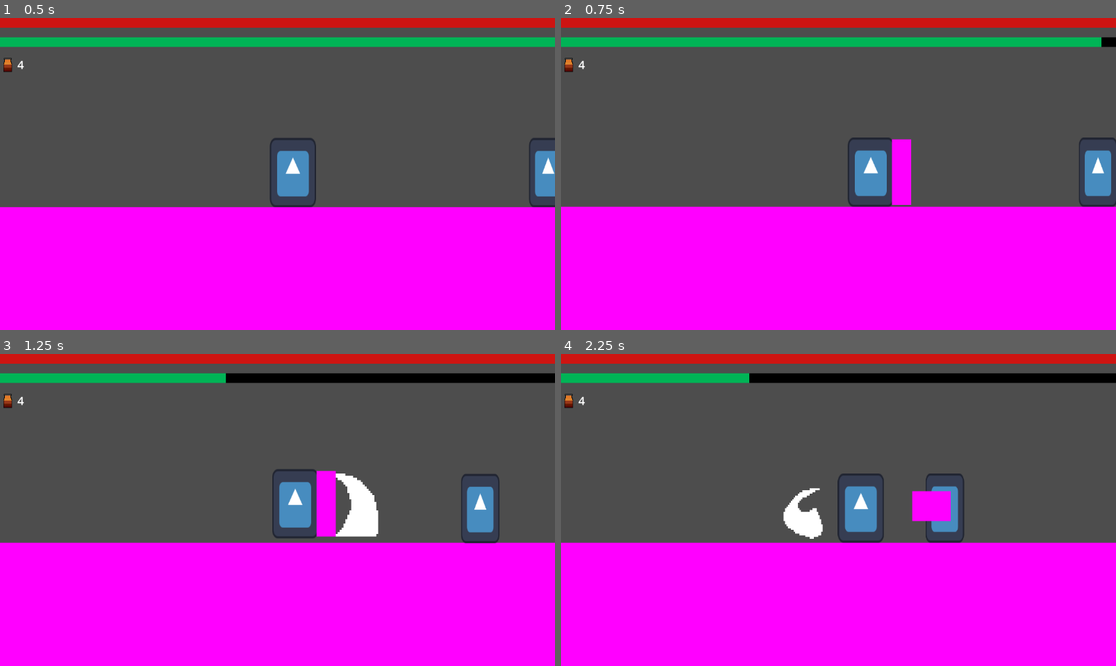
Above: before the commit, frames 1-4 (two rows, left to right).
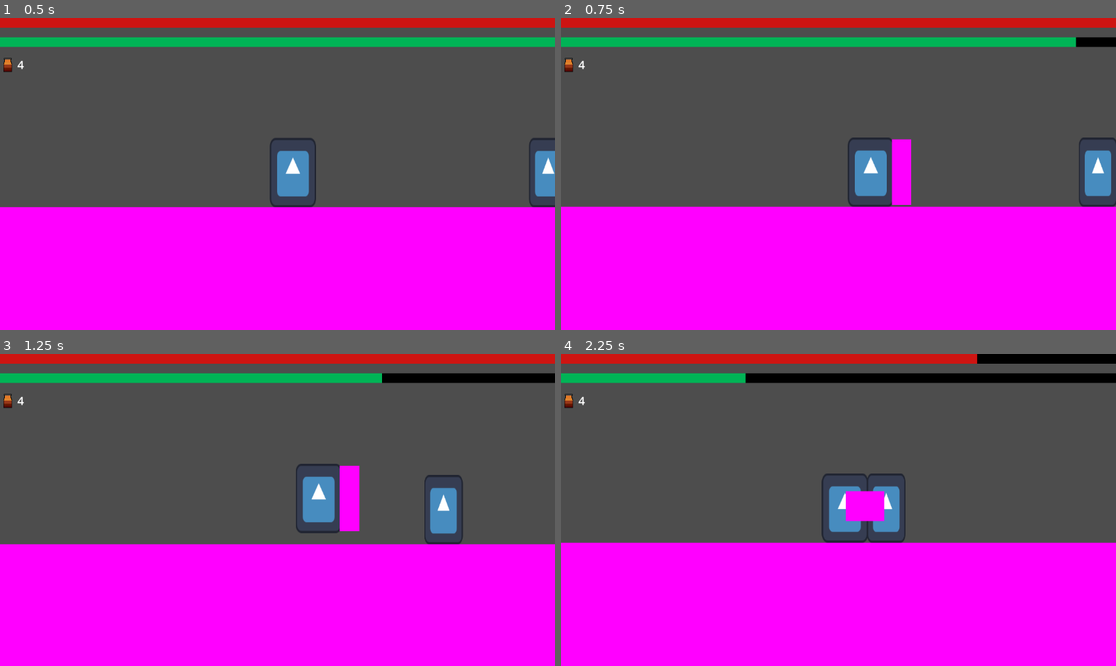
Above: after the commit, the same moments.

Repository: CodeScratcher/soulslike
Game: Godot game, scene res://Levels/test_scene.tscn
Same seed, same stepped clock (60 frames per second), same inputs: the game is played once before the commit and once after it. The engine's default icon, where the game draws it, is replaced by a stand-in: a white triangle on a blue panel in a dark square.
Inputs (mouse positions are in pixels of both pictures, inside the frame that each line leads up to):
- Up to frame 1 (0.5 s): no input
- Up to frame 2 (0.75 s): move the mouse to (960, 158) at 0.52 s; hold D (right) from 0.53 s (still down); hold Shift (block) from 0.53 s (still down)
- Up to frame 3 (1.25 s): keep holding D (right); keep holding Shift (block); tap W (jump) at 0.77, 1.07 s; right-click (399, 494) at 0.8 s
- Up to frame 4 (2.25 s): move the mouse to (727, 525) at 1.27 s; release Shift (block) at 1.28 s; right-click (727, 525) at 1.35 s; tap W (jump) at 1.52, 1.82 s; click (727, 525) at 1.55 s; move the mouse to (894, 441) at 2.02 s; release D (right) at 2.03 s; hold A (left) from 2.03 s (still down); click (894, 441) at 2.1 s

Frame 1 is identical in both runs. In frame 2, 0.2% of the frame differs, in the area x 92-98%, y 6-10%; in frame 3, 6.4%, in the area x 0-100%, y 6-62%; in frame 4, 4.7%.

Commit message:
Alright, block is 100% good

Diff:
--- a/Objects/Player.tscn
+++ b/Objects/Player.tscn
@@ -3,7 +3,7 @@
 [ext_resource type="Script" path="res://Scripts/Player.gd" id="1_ck7nh"]
 [ext_resource type="Texture2D" uid="uid://duyvdhdn6yd5l" path="res://icon.svg" id="2_oq334"]
 [ext_resource type="Texture2D" uid="uid://bc7xc3i4glf57" path="res://Textures/light-attack.png" id="3_gu23v"]
-[ext_resource type="Texture2D" uid="uid://db1ybjmfque34" path="res://heavy-attack.png" id="4_jnphf"]
+[ext_resource type="Texture2D" uid="uid://db1ybjmfque34" path="res://Textures/heavy-attack.png" id="3_xlr67"]
 
 [sub_resource type="RectangleShape2D" id="RectangleShape2D_mf8uk"]
 size = Vector2(48, 72)
@@ -211,18 +211,18 @@
 shape = SubResource("RectangleShape2D_8xc5h")
 disabled = true
 
+[node name="HeavyAttack" type="Sprite2D" parent="Hitbox"]
+texture_filter = 1
+position = Vector2(56, 4)
+scale = Vector2(1.5, 1.875)
+texture = ExtResource("3_xlr67")
+
 [node name="LightAttack" type="Sprite2D" parent="Hitbox"]
 texture_filter = 1
 position = Vector2(56, 4)
 scale = Vector2(1.5, 1.875)
 texture = ExtResource("3_gu23v")
 
-[node name="HeavyAttack" type="Sprite2D" parent="Hitbox"]
-texture_filter = 1
-position = Vector2(56, 0)
-scale = Vector2(2, 2.25)
-texture = ExtResource("4_jnphf")
-
 [node name="BlockArea" type="Area2D" parent="."]
 visible = false
 position = Vector2(16, -28)
--- a/Scripts/Player.gd
+++ b/Scripts/Player.gd
@@ -28,6 +28,16 @@
 var light_damage = 5
 var heavy_damage = 25
 
+enum PlayerState {
+	NEUTRAL,
+	JUMP,
+	ATTACK,
+	ROLL,
+	BLOCK
+}
+
+var state = PlayerState.NEUTRAL
+
 func handle_gravity(delta):
 	if not is_on_floor():
 		velocity.y += gravity * delta
@@ -51,6 +61,7 @@
 		if not started_jump:
 			started_jump = true
 			jump_timer = 0.0
+		state = PlayerState.JUMP
 
 func handle_movement(delta):
 	var direction = Input.get_axis("left", "right")
@@ -68,6 +79,7 @@
 		else:
 			$AnimationPlayer.play("roll_left")
 		stamina -= 25
+		state = PlayerState.ROLL
 
 func handle_attack(delta):
 	if Input.is_action_just_pressed("light") and stamina >= 10:
@@ -75,6 +87,7 @@
 		$Hitbox/HeavyAttack.visible = false
 		$Hitbox/LightAttack.visible = true
 		stamina -= 10
+		state = PlayerState.ATTACK
 
 func handle_heavy_attack(delta):
 	if Input.is_action_just_pressed("heavy") and stamina >= 35:
@@ -82,44 +95,52 @@
 		$Hitbox/HeavyAttack.visible = true
 		$Hitbox/LightAttack.visible = false
 		stamina -= 35
+		state = PlayerState.ATTACK
+
+
 
 
 func _physics_process(delta):
-	var in_roll = $AnimationPlayer.current_animation == "roll" or $AnimationPlayer.current_animation == "roll_left"
-	var in_attack = $AnimationPlayer.current_animation == "attack" or $AnimationPlayer.current_animation == "heavy_attack"
-	var neutral = (not in_roll) and (not in_attack)
+	if not ($AnimationPlayer.current_animation == "light_attack" or $AnimationPlayer.current_animation == "heavy_attack" or $AnimationPlayer.current_animation == "roll" or $BlockArea.visible) and is_on_floor():
+		state = PlayerState.NEUTRAL
 
 	handle_gravity(delta)
 
-	if neutral:
+	if state == PlayerState.NEUTRAL or state == PlayerState.JUMP:
 		handle_movement(delta)
 		handle_jump(delta)
 		handle_roll(delta)
 		handle_attack(delta)
 		handle_heavy_attack(delta)
-	elif in_roll:
+		block()
+	elif state == PlayerState.ROLL:
 		velocity.x = ROLL_SPEED * (-1 if $Sprite2D.flip_h else 1)
-	elif in_attack:
+	elif state == PlayerState.ATTACK:
 		velocity.x = 0
+	elif state == PlayerState.BLOCK:
+		handle_movement(delta)
+		handle_jump(delta)
+		block()
 
 	move_and_slide()
 
 
-	if neutral and not started_jump:
+	if state == PlayerState.NEUTRAL and not started_jump:
 		stamina += STAMINA_REGEN * delta
 
 	stamina = clamp(stamina, 0, 100)
 
-	if velocity.x > 0:
-		$Hitbox.scale.x = 1
-		$BlockArea.scale.x = 1
-		$Sprite2D.flip_h = false
-	elif velocity.x < 0:
-		$Hitbox.scale.x = -1
-		$BlockArea.scale.x = -1
-		$Sprite2D.flip_h = true
+	if not state == PlayerState.BLOCK:
+		if velocity.x > 0:
+			$Hitbox.scale.x = 1
+			$BlockArea.scale.x = 1
+			$Sprite2D.flip_h = false
+		elif velocity.x < 0:
+			$Hitbox.scale.x = -1
+			$BlockArea.scale.x = -1
+			$Sprite2D.flip_h = true
 
-	block()
+
 
 	hit_iframes -= delta
 
@@ -149,6 +170,7 @@
 	if Input.is_action_pressed("block"):
 		$BlockArea.visible = true
 		$BlockArea/CollisionShape2D.disabled = false
+		state = PlayerState.BLOCK
 		stamina -= 0.6
 		MAX_SPEED = 150.0
 	else:
Renamed: heavy-attack.png -> Textures/heavy-attack.png
Not shown, changed: Textures/heavy-attack.png.import
